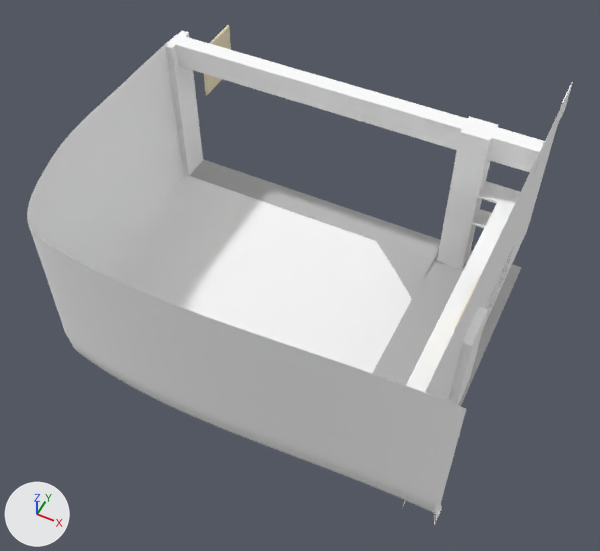
The FBX model AssetBases/export/main_room/main_room_no_wall.FBX: old version first, new version second.
Both versions are drawn from a 50 mm camera at (6.13, -12.57, 13.6) aimed at (1.13, -2.57, 1.09). Lighting does not change. The marker at lower left points along +X, +Y and +Z. Where no turn or scale is listed for an object, it has been applied to the vertices.

Names of what the first picture shows: 'Ceiling_Column_Horizontal', 'DividingPillar', 'Door', 'Floor_Divider', 'Floor_Foyeur', 'Floor_Triangle', 'Pillar', 'ShelfHoriz_2_2', 'Wall_East', 'Walls'.
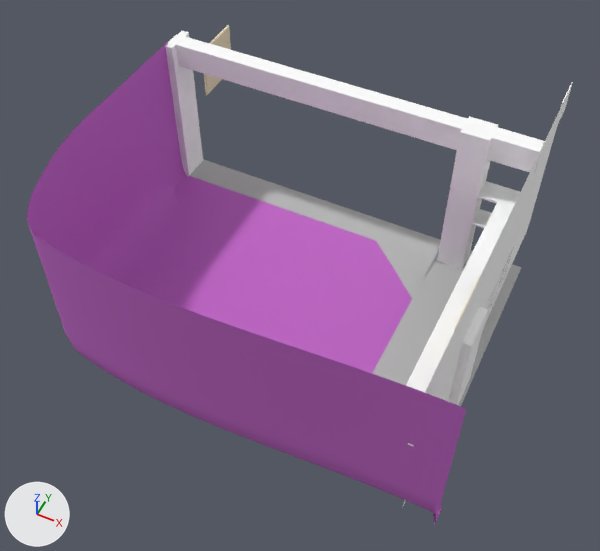
Edits to the bpy script that builds the scene:
```text
Add mat_material__2:
    mat_material__2 = principled_material('Material #2')
    mat_material__2.base_color = (0.557, 0.137, 0.596)  # pink #c567cb
    mat_material__2.roughness = 0.859
Change me_mesh_028:
    where me_mesh_028.from_pydata(...)  # 1474 vertices, 1386 faces; spans x -4.57..4.17, y -5.92..0.24, z -0.01..3.66
    remove me_mesh_028.materials.append(mat_paint_white)  # white #ffffff
    add me_mesh_028.materials.append(mat_material__2)  # pink #c567cb
```

Pixel boxes (x1, y1, x2, y2) of what changed, in the pictures (600 x 551 px):
'Walls', recoloured: (27, 42, 466, 526) in both
